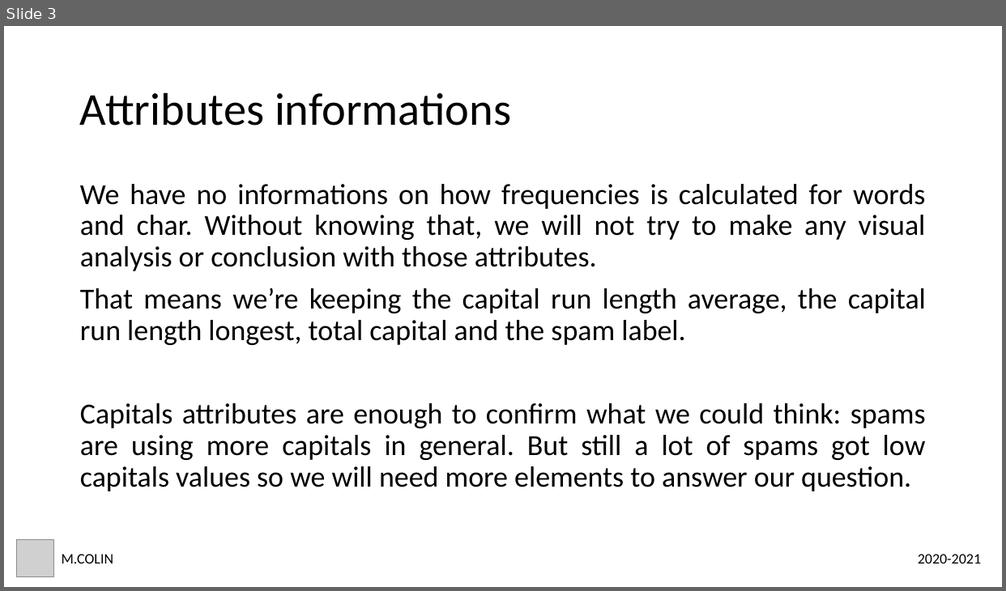
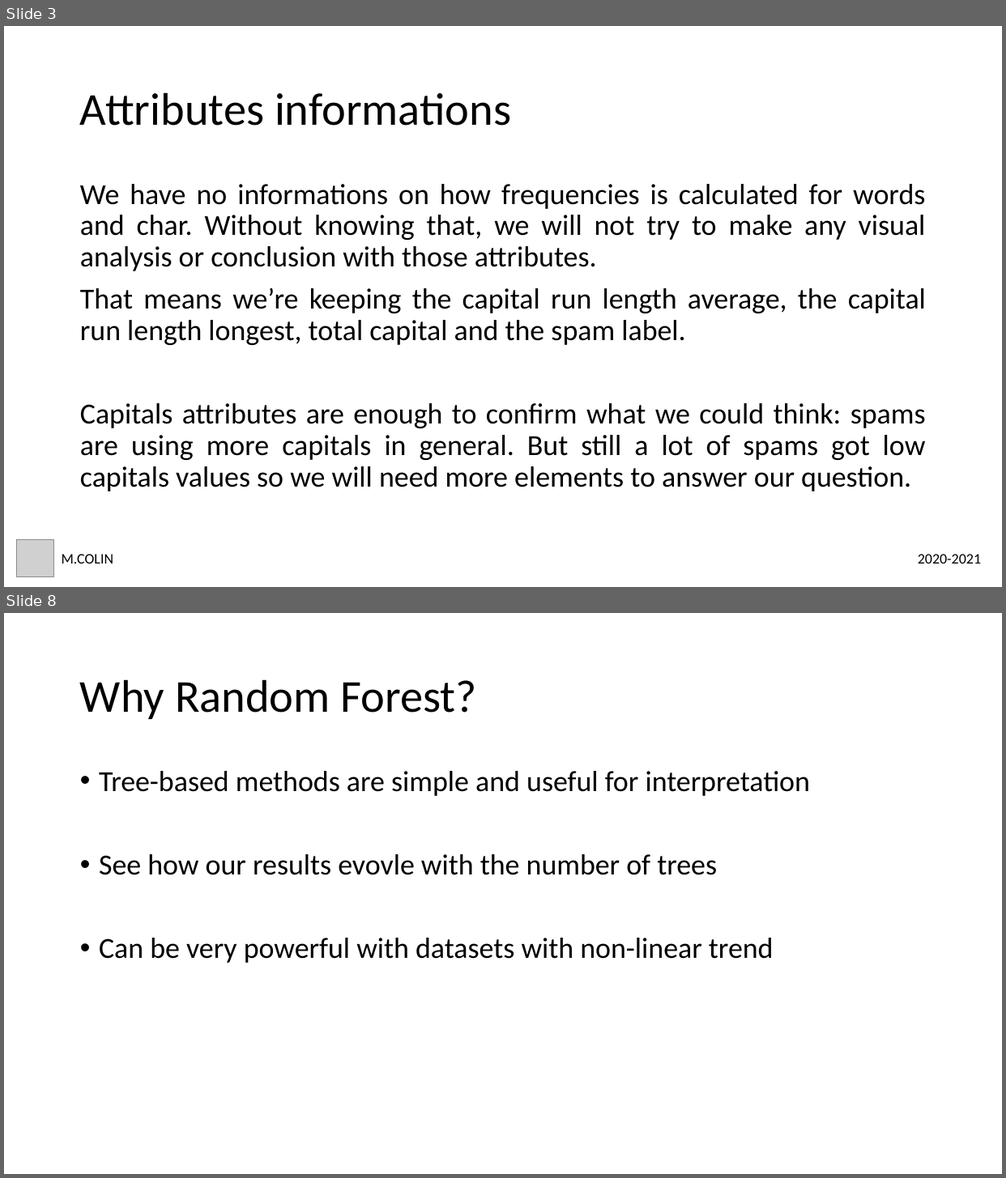
Before and after one commit to mattcln/Spambase-dataset, a slide deck: Spambase analysis.pptx. Shown one above the other, each under a label of ours: slide 3 before the commit, slides 3 and 8 after it; the slides between them are not shown. The pictures are 1006x591 and 1006x1178 pixels, drawn with LibreOffice and Linux fonts; fonts in the diff are those of the drawing; grey boxes stand for pictures. Boxes give left, top, right and bottom in pixels: in the first picture for what was removed or moved away, otherwise in the second. Text is boxed around its words. In the diff, an @@ line names an element or a change of style, - is before the commit and + after.

```diff
--- a/Spambase analysis.pptx
+++ b/Spambase analysis.pptx
@@ slide 8 added at <box>4,613,1002,1174</box>, background #FFFFFF @@
@@ title added at <box>80,679,477,719</box>, 44 pt, text #000000 @@
+Why Random Forest?
@@ text added at <box>99,771,810,963</box>, 28 pt, text #000000 @@
+• Tree-based methods are simple and useful for interpretation
+• See how our results evovle with the number of trees
+• Can be very powerful with datasets with non-linear trend
```
Also in this commit, not shown: 2 slides changed, 4 other slides added, 1 other file.
